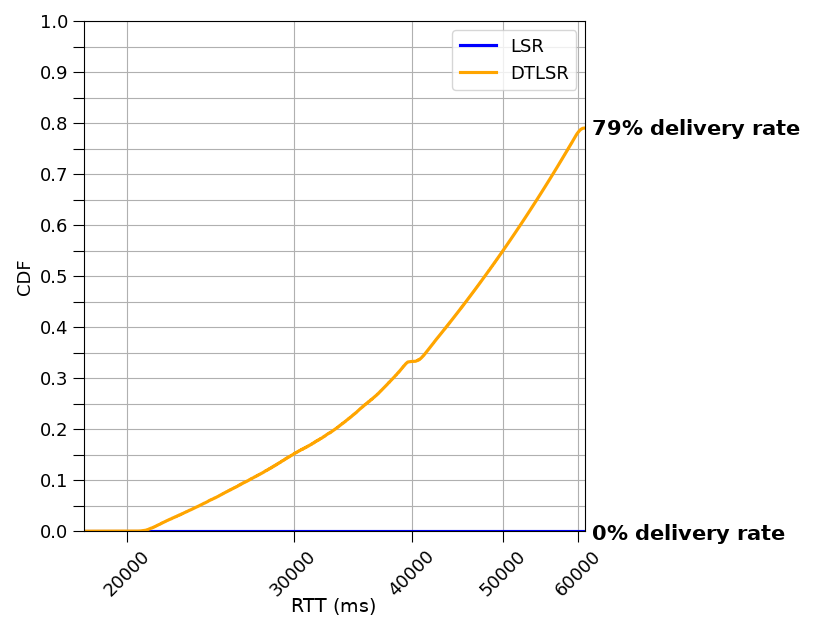
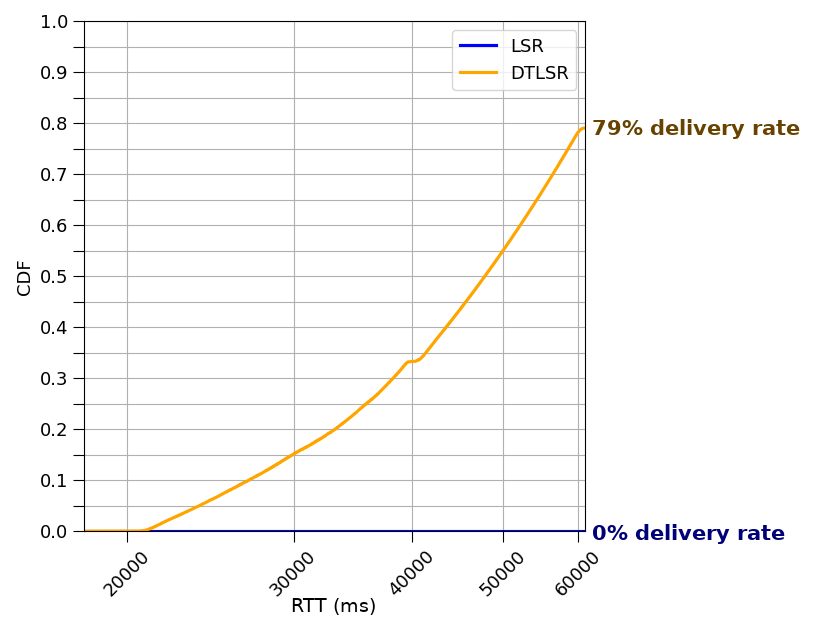
Comparing the layer stacks of the two 813 x 625 images. Changes:
painted on "79% delivery rate" over [593, 119, 800, 139]
painted on "0% delivery rate" over [593, 524, 785, 544]
